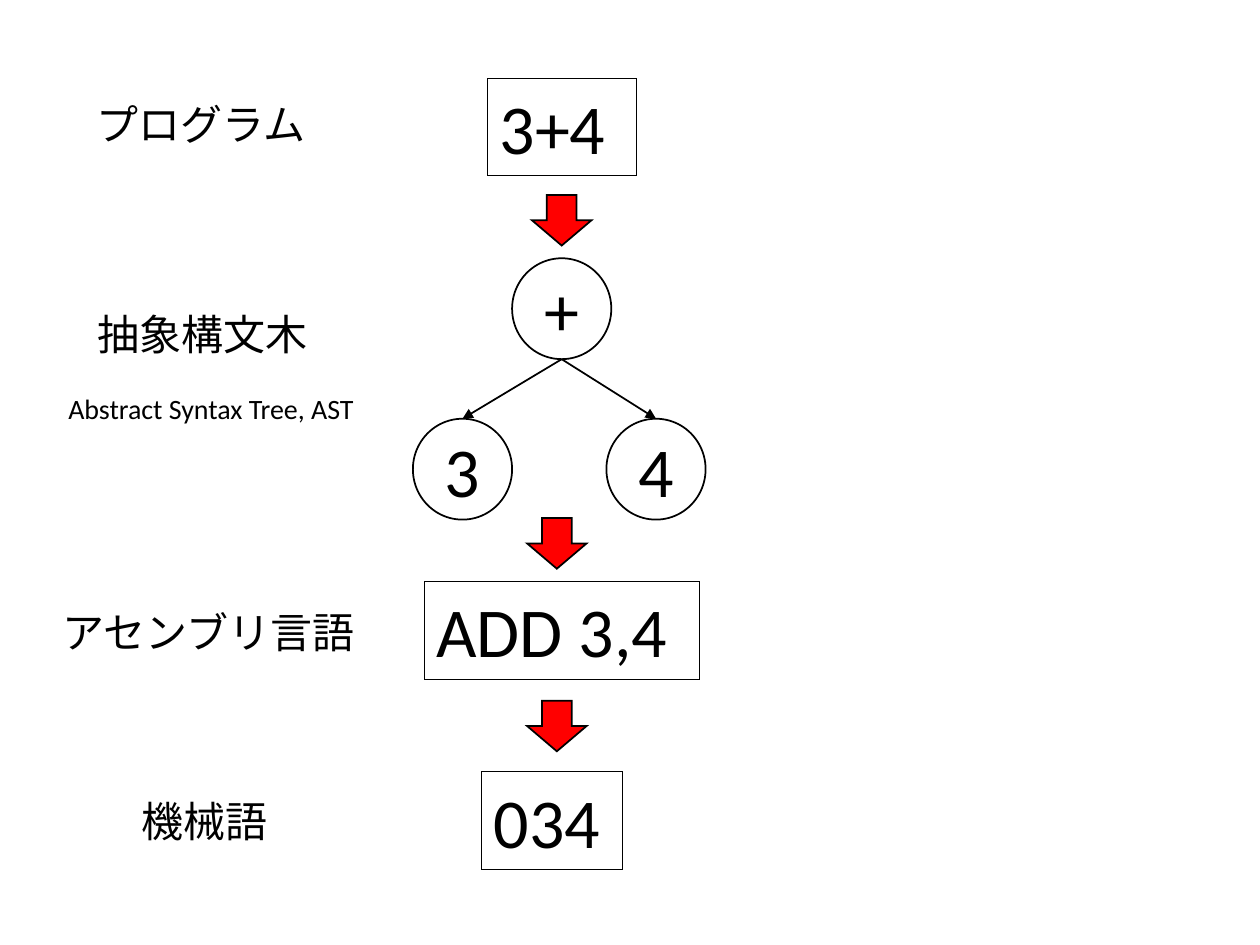
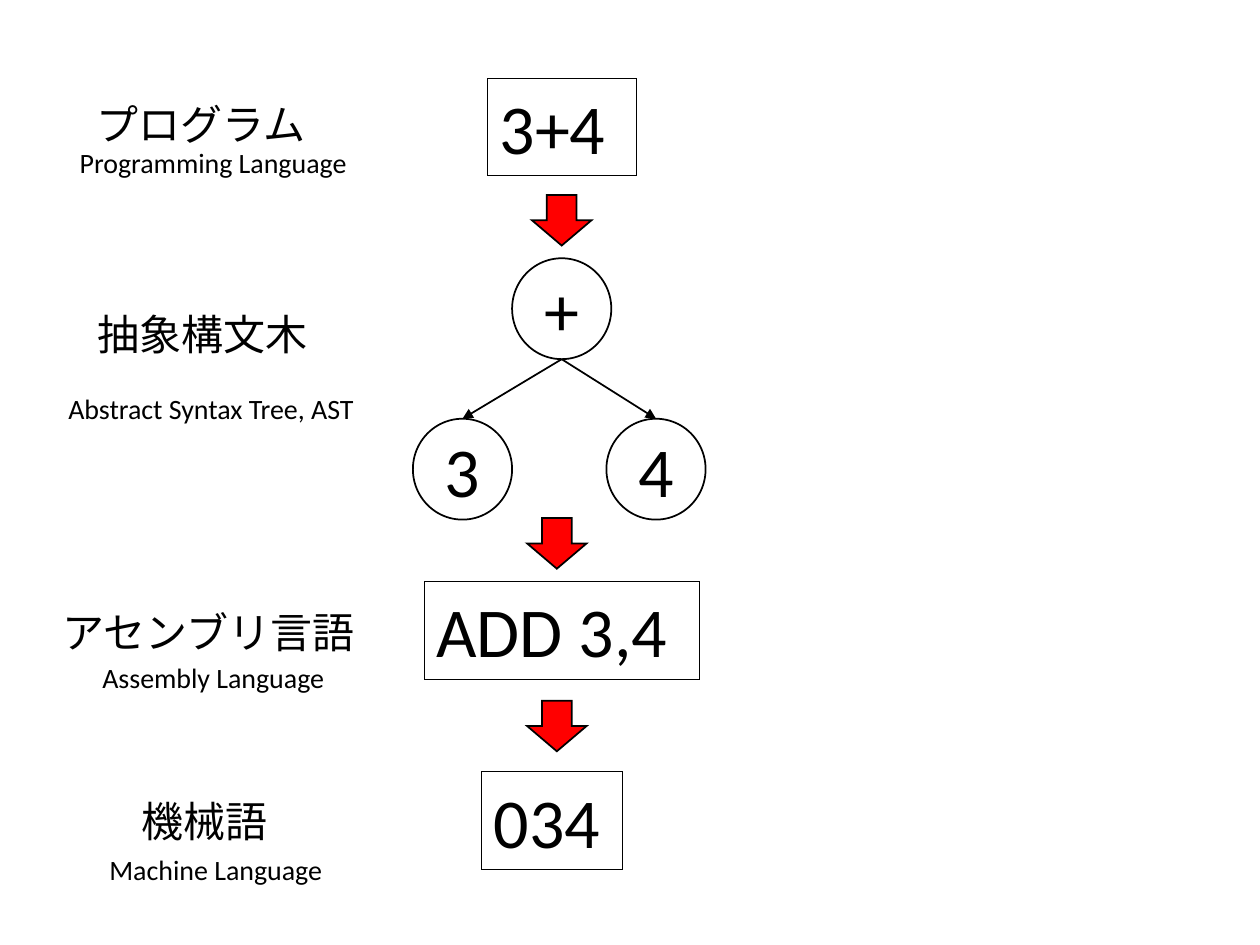
Before and after one commit to kaityo256/python_zero, a slide deck: slide 2 of howtowork/fig.pptx. Drawn at 1260x945 pixels with LibreOffice and Linux fonts; fonts in the diff are those of the drawing. Boxes give left, top, right and bottom in pixels: in the first picture for what was removed or moved away, otherwise in the second. Text is boxed around its words. In the diff, an @@ line names an element or a change of style, - is before the commit and + after.

```diff
--- a/howtowork/fig.pptx
+++ b/howtowork/fig.pptx
@@ text added at [80,153,347,178], 16 pt, text #000000 @@
+Programming Language
@@ text added at [102,668,324,693], 16 pt, text #000000 @@
+Assembly Language
@@ text added at [109,860,322,885], 16 pt, text #000000 @@
+Machine Language
```
Also in this commit, not shown: 3 other files.
